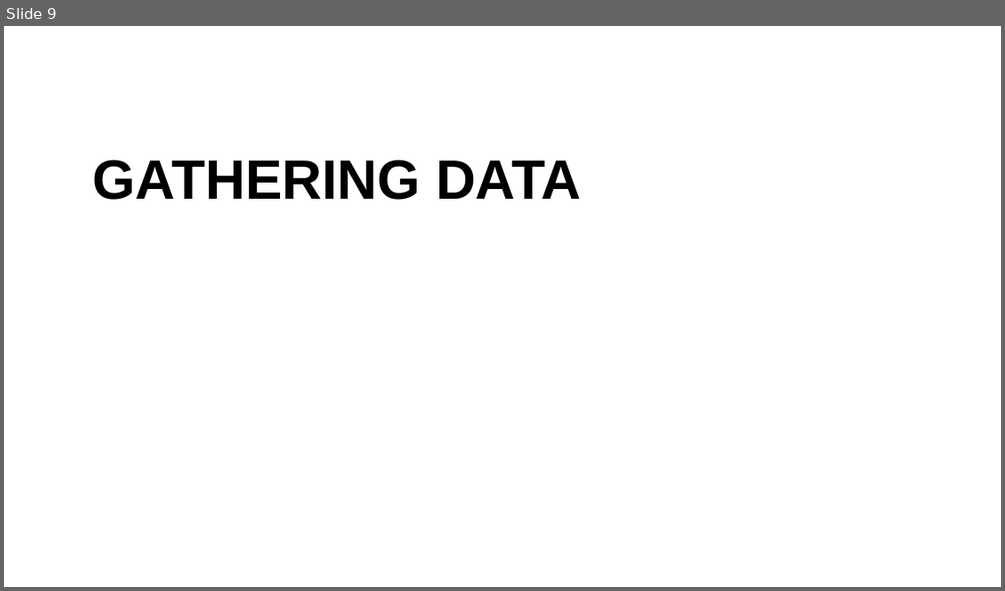
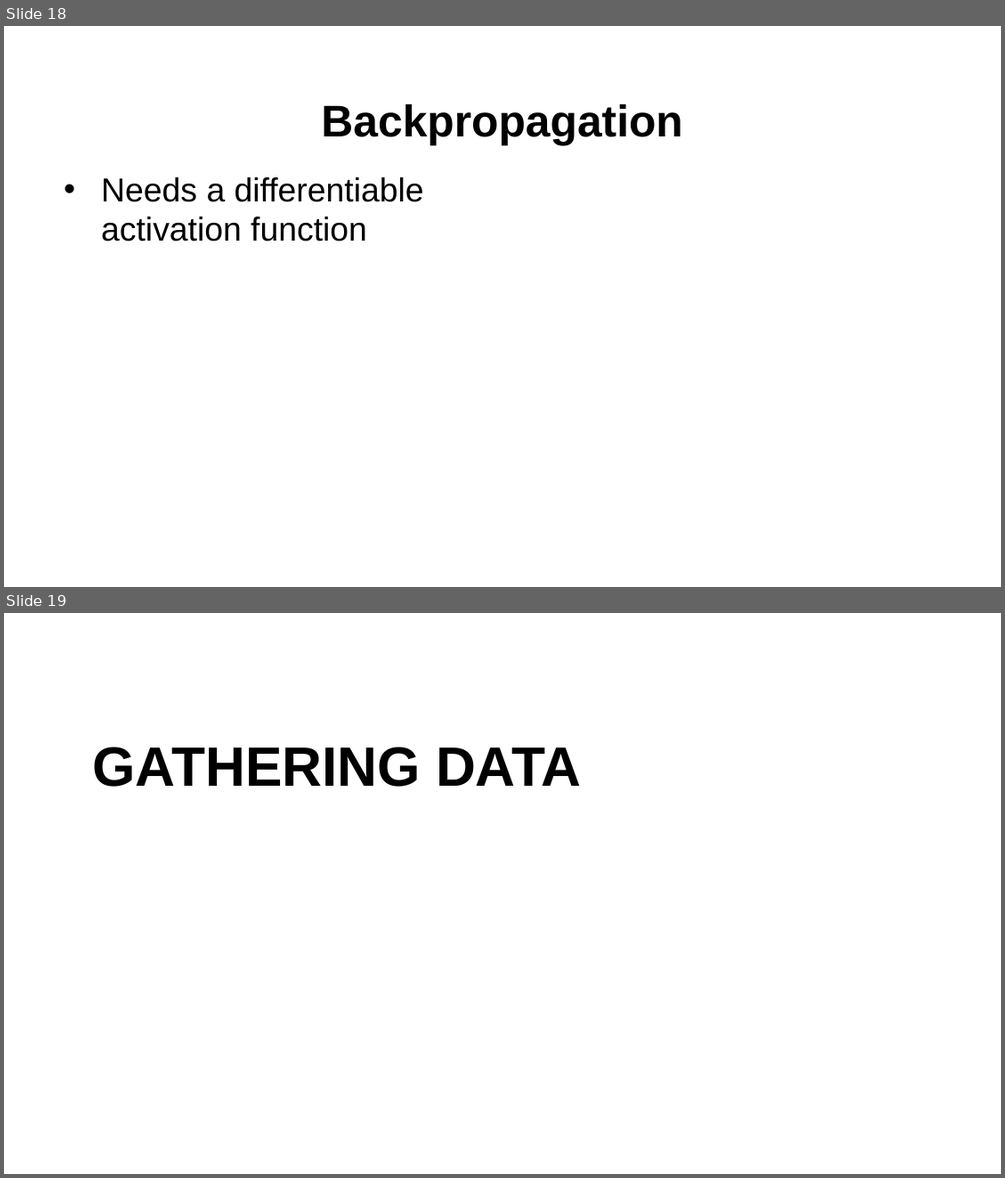
Before and after one commit to fbsmith/sciantix-official, a slide deck: presentations/2026-02-20.pptx. Shown one above the other, each under a label of ours: slide 9 before the commit, slides 18 and 19 after it. The pictures are 1005x591 and 1005x1178 pixels, drawn with LibreOffice and Linux fonts; fonts in the diff are those of the drawing; background and template pictures are left out. Boxes give left, top, right and bottom in pixels: in the first picture for what was removed or moved away, otherwise in the second. Text is boxed around its words. In the diff, an @@ line names an element or a change of style, - is before the commit and + after.

```diff
--- a/presentations/2026-02-20.pptx
+++ b/presentations/2026-02-20.pptx
@@ slide 18 added at [4, 26, 1001, 587], background #FFFFFF @@
@@ title added at [321, 104, 682, 146], 32 pt, text #000000, bold @@
+Backpropagation
@@ text added at [101, 177, 424, 241], 24 pt, text #000000 @@
+• Needs a differentiable activation function
@@ what was slide 9 is now slide 19 @@
```
Also in this commit, not shown: 2 slides changed, 12 other slides added, 3 slides removed, 6 other files.
